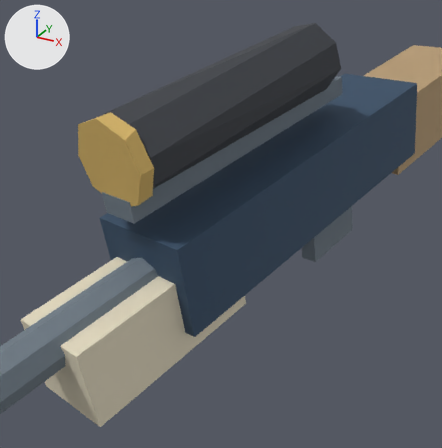
The glTF model godot/assets/units/w17/sniper_lod1.glb as it was, and as the next commit left it.
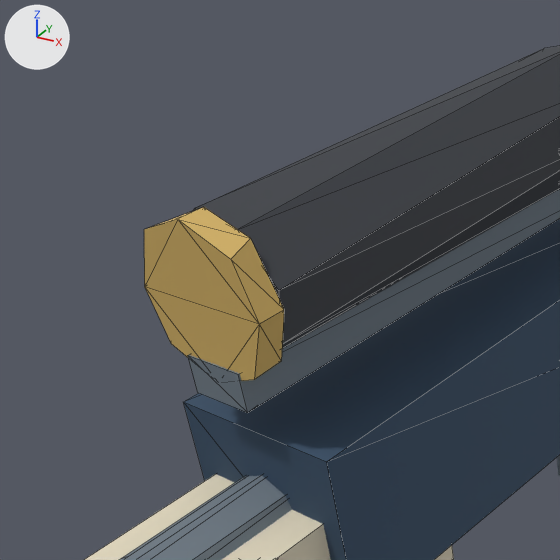
Each version is shown from a 50 mm lens placed at (-3.55, -3.213, -21.24), pointed at (-3.826, -2.71, -21.491), then close up on the part from 0% to 69% of the width and 0% to 68% of the height. Every picture has the same lights, and +X, +Y and +Z are marked at upper left. The first two pictures are the older version. The close-ups show mesh edges as thin lines. Where no turn or scale is listed for an object, it has been applied to the vertices.

Names of what the first close-up shows: 'long scoped barrel__hand_r', 'precision blaster foregrip__hand_r', 'precision blaster receiver__hand_r', 'scope front lens__hand_r', 'scope optic__hand_r', 'scope rail__hand_r' and 1 more.
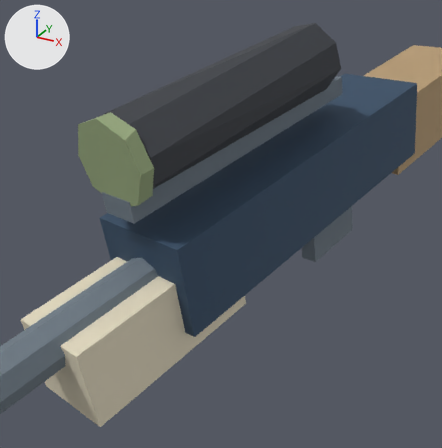
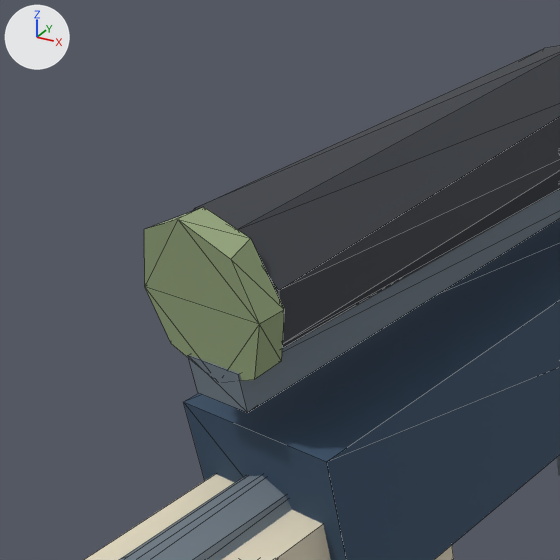
Where the change shows, as pixel boxes [x1, y1, x2, y2] in the close-ups (560 x 560 px):
'scope front lens__hand_r', recoloured (orange to greyish green)
    both: [144, 207, 284, 381]

The change, as a list of edits to the scene's bpy script:
```text
Add mat_sniper_accent_trim:
    mat_sniper_accent_trim = principled_material('sniper accent trim')
    mat_sniper_accent_trim.base_color = (0.3, 0.38, 0.2)  # greyish green #95a67c
    mat_sniper_accent_trim.roughness = 0.8
Change me_cylinder_003:
    where me_cylinder_003.from_pydata(...)  # 16 vertices, 28 faces; spans x -0.0507..0.0507, y -0.0236..0.0234, z -0.0508..0.0508
    remove me_cylinder_003.materials.append(mat_gold)  # orange #d3b165
    add me_cylinder_003.materials.append(mat_sniper_accent_trim)  # greyish green #95a67c
```
